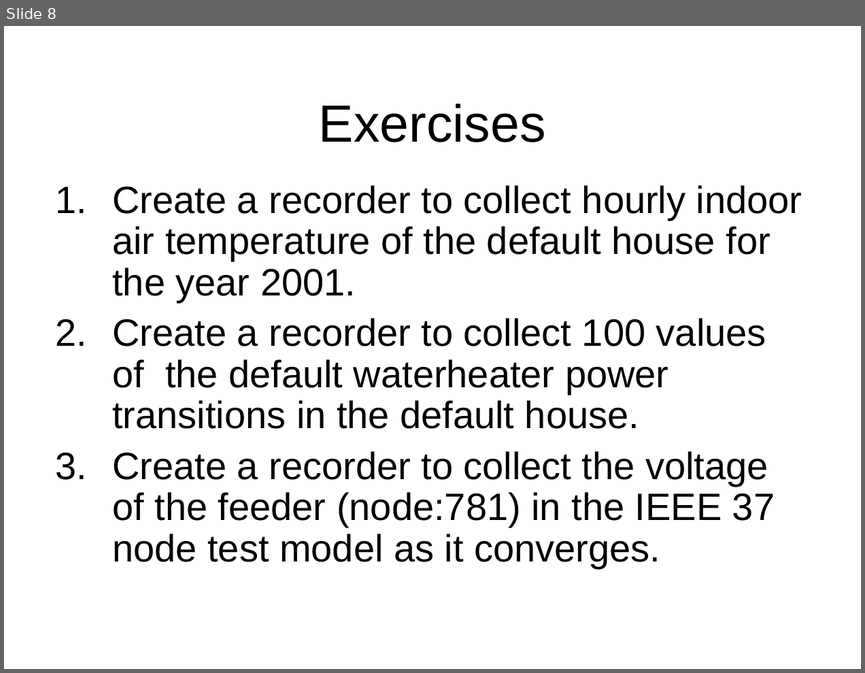
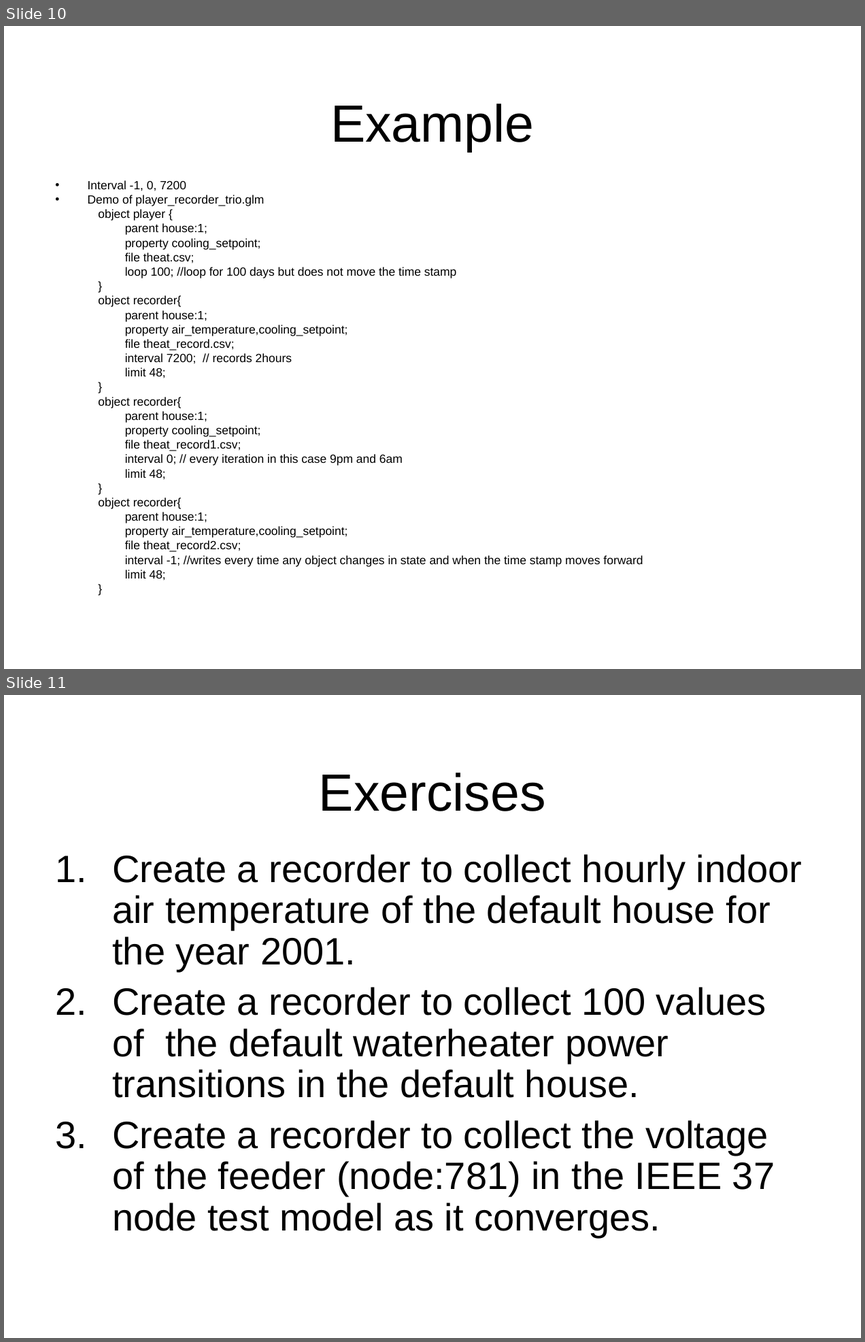
Before and after one commit to gridlab-d/course, a slide deck: 2.2 - Recorders.pps. Shown one above the other, each under a label of ours: slide 8 before the commit, slides 10 and 11 after it. The pictures are 865x673 and 865x1342 pixels, drawn with LibreOffice and Linux fonts; fonts in the diff are those of the drawing; background and template pictures are left out. Boxes give left, top, right and bottom in pixels: in the first picture for what was removed or moved away, otherwise in the second. Text is boxed around its words. In the diff, an @@ line names an element or a change of style, - is before the commit and + after.

Commit message:
Chitra's revision to content- added demo examples.

```diff
--- a/2.2 - Recorders.pps
+++ b/2.2 - Recorders.pps
@@ slide 10 added at (4,26,861,669), background picture (left out) @@
@@ title added at (330,104,534,152), 44 pt, text #000000 @@
+Example
@@ text added at (88,180,643,580), 10 pt, text #000000 @@
+• Interval -1, 0, 7200
+• Demo of player_recorder_trio.glm
+  object player {
+  parent house:1;
+  property cooling_setpoint;
+  file theat.csv;
+  loop 100; //loop for 100 days but does not move the time stamp
+  }
+  object recorder{
+  parent house:1;
+  property air_temperature,cooling_setpoint;
+  file theat_record.csv;
+  interval 7200; // records 2hours
+  limit 48;
+  }
+  object recorder{
+  parent house:1;
+  property cooling_setpoint;
+  file theat_record1.csv;
+  interval 0; // every iteration in this case 9pm and 6am
+  limit 48;
+  }
+  object recorder{
+  parent house:1;
+  property air_temperature,cooling_setpoint;
+  file theat_record2.csv;
+  interval -1; //writes every time any object changes in state and when the time stamp moves forward
+  limit 48;
+  }
@@ what was slide 8 is now slide 11 @@
```
Also in this commit, not shown: 1 slide changed, 2 other slides added.
